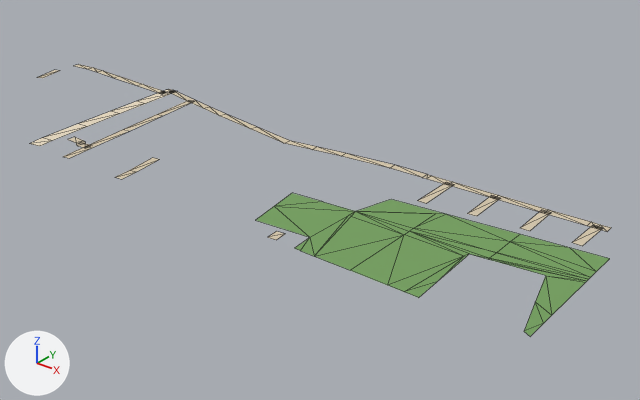
Renders of the glTF model public/assets/bengaluru-region-v1/tiles/t27_22-l0.glb from each side of a commit.
Before and after are seen from a 50 mm camera at (14136.0, 10680.0, 234.0) aimed at (13803.0, 11097.0, -25.0). Arrows for +X, +Y and +Z are at lower left; the lights stay in place. The first picture is the older version. Mesh edges are drawn as thin lines.

The first picture shows 'ground'.
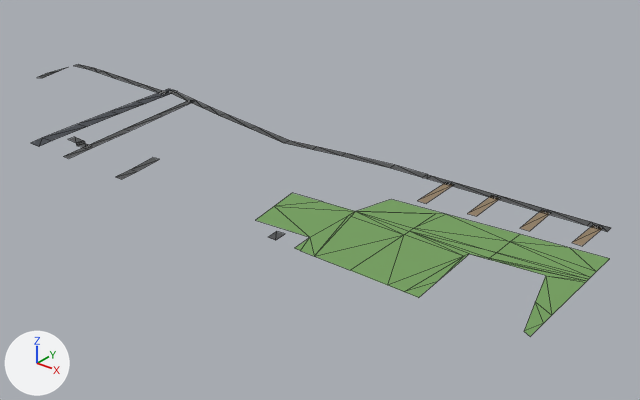
Boxes [x1, y1, x2, y2] around the edits, measured in the pictures (640 x 400 px; the box of a moved part takes in the faces that stretch with it):
'ground', reshaped
    before: [29, 64, 611, 336]
    after: [31, 64, 611, 336]
part 1 of me_ground, moved or reshaped
    both: [268, 231, 284, 240]
part 2 of me_ground, reshaped
    before: [37, 70, 59, 78]
    after: [37, 67, 68, 78]
part 3 of me_ground, moved or reshaped
    before: [29, 137, 90, 148]
    after: [31, 137, 91, 148]
part 4 of me_ground, recoloured
    before: [29, 64, 611, 246]
    after: [39, 64, 611, 246]

The change, as a list of edits to the scene's bpy script:
```text
Change me_ground:
    used by ob_ground; location = (13500.0, 11000.0, 0.0)
    verts and faces of me_ground; kept vertices keep their numbers, new ones are numbered from 159
    before: 16 (348.0, 9.0, 1.0) at pixel (285, 233), 17 (342.0, 8.0, 1.0) at pixel (276, 231), 18 (349.0, 0.0, 1.0) at pixel (276, 240), 19 (343.0, 0.0, 1.0) at pixel (267, 237)
    before: 95 (3.0, 114.0, 1.0) at pixel (60, 70), 96 (-3.0, 113.0, 1.0) at pixel (54, 69), 97 (9.0, 92.0, 1.0) at pixel (42, 78), 98 (3.0, 91.0, 1.0) at pixel (36, 77)
    remove me_ground.from_pydata(...)  # 159 vertices, 139 faces; spans x -3.0..500.0, y -1.0..140.0, z 1.0
    add me_ground.from_pydata(...)  # 162 vertices, 142 faces; spans x 0.0..500.0, y 0.0..140.0, z 1.0
    me_ground part 1
    add delete_faces([(16, 17, 19), (16, 19, 18)])
    add faces += [(16, 17, 18), (17, 19, 18)]
    me_ground part 2
    add delete_vertices([95, 96])  # with the faces that use them
    add verts[160] = (0.0, 125.0, 1.0)  # pixel (68, 67)
    add verts[161] = (0.0, 112.0, 1.0)  # pixel (55, 70)
    add verts[162] = (3.0, 113.0, 1.0)  # pixel (58, 71)
    add verts[163] = (0.0, 102.0, 1.0)  # pixel (45, 73)
    add faces += [(160, 161, 162), (161, 163, 162), (98, 162, 163), (97, 162, 98)]
    me_ground part 3
    2 vertices are removed from x 133.0..151.0, y 1.0..26.0, z 1.0
    6 faces are deleted
    3 vertices move from x 123.0..152.0, y -1.0..24.0, z 1.0 to x 133.0..153.0, y 0.0..24.0, z 1.0
    2 vertices are added at (123.0, 0.0, 1.0), (150.0, 26.0, 1.0)
    6 new faces join them
    me_ground part 4: 79 kept faces spanning x 0.0..487.0, y 0.0..140.0, z 1.0 get new vertex colours; the middle colour goes from beige #d7c9ae to dark grey #535556
    other edits to the shape of me_ground do not show in these pictures
```
